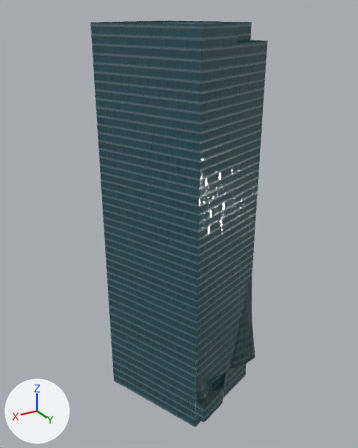
Two versions of the glTF model web/data/shibuya/hero/scramblesq.glb, one commit apart.
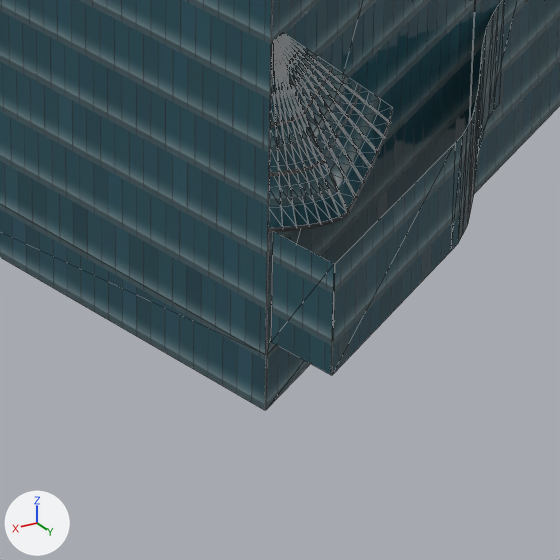
Each version is shown whole from a 50 mm lens placed at (659.3, -890.2, 247.1), pointed at (519.2, -1123.8, 130.3), then close up on the part from 44% to 66% of the width and 83% to 100% of the height. Lighting does not change. The marker at lower left points along +X, +Y and +Z. The older version's two pictures come first. The close-ups show mesh edges as thin lines. Vertices at exactly the same position are counted once.

Script lines for the objects in view, before the commit:
```python
me_scramblesq_alu_fin = bpy.data.meshes.new('scramblesq_alu_fin')
me_scramblesq_alu_fin.from_pydata(...)  # 1212 vertices, 2316 faces; spans x -43.8..12.6, y 22.8..46.4, z 19.3..76.5
me_scramblesq_alu_fin.materials.append(mat_alu_fin)  # light grey #ced1d4
me_scramblesq_alu_soffit = bpy.data.meshes.new('scramblesq_alu_soffit')
me_scramblesq_alu_soffit.from_pydata(...)  # 1244 vertices, 1660 faces; spans x -45.0..12.7, y 22.8..46.2, z 18.9..71.3
me_scramblesq_alu_soffit.materials.append(mat_alu_soffit)  # grey #9ea0a2
me_scramblesq_win_scrsq = bpy.data.meshes.new('scramblesq_win_scrsq')
me_scramblesq_win_scrsq.from_pydata(...)  # 825 vertices, 1328 faces; spans x -45.0..38.0, y -42.0..50.0, z 0.0..227.0
me_scramblesq_win_scrsq.materials.append(mat_win_scrsq)
# before: 793 (13.0, 45.0, 8.0) at pixel (271, 341), 794 (10.0, 50.0, 8.0) at pixel (331, 375), 795 (13.0, 45.0, 19.0) at pixel (273, 231), 796 (10.0, 50.0, 19.0) at pixel (334, 263), 797 (10.0, 50.0, 8.0) at pixel (332, 375)
# before: 799 (10.0, 50.0, 19.0) at pixel (335, 263), 814 (-10.0, 41.0, 8.0) at pixel (469, 215), 816 (-10.0, 41.0, 19.0) at pixel (474, 108), 821 (-11.0, 40.0, 8.0) at pixel (473, 195), 823 (-11.0, 40.0, 19.0) at pixel (478, 88)
ob_scramblesq_alu_fin = bpy.data.objects.new('scramblesq_alu_fin', me_scramblesq_alu_fin)
ob_scramblesq_alu_fin.location = (520.5, -1125.6, 14.7)
ob_scramblesq_alu_soffit = bpy.data.objects.new('scramblesq_alu_soffit', me_scramblesq_alu_soffit)
ob_scramblesq_alu_soffit.location = (520.5, -1125.6, 14.7)
ob_scramblesq_win_scrsq = bpy.data.objects.new('scramblesq_win_scrsq', me_scramblesq_win_scrsq)
ob_scramblesq_win_scrsq.location = (520.5, -1125.6, 14.7)
```
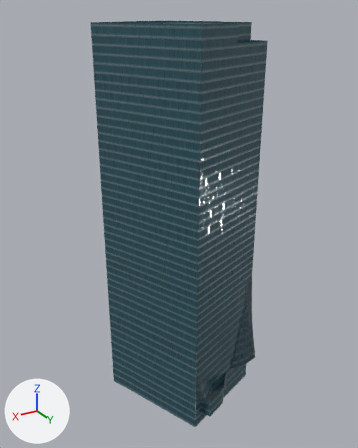
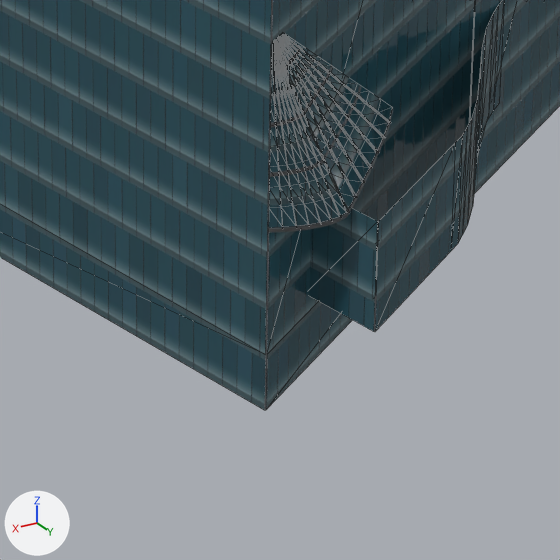
Changed parts and their boxes [x1, y1, x2, y2] in the close-ups (560 x 560 px; the box of a moved part takes in the faces that stretch with it):
part 1 of me_scramblesq_win_scrsq, deleted: before [470, 89, 479, 213]
part 2 of me_scramblesq_win_scrsq, moved or reshaped: before [271, 58, 482, 375]; after [309, 58, 482, 331]

Diff of the bpy script that builds the scene:
```diff
--- a/web/data/shibuya/hero/scramblesq.glb.py
+++ b/web/data/shibuya/hero/scramblesq.glb.py
@@ me_scramblesq_win_scrsq @@
 # used by ob_scramblesq_win_scrsq; location = (520.5, -1125.6, 14.7)
 # verts and faces of me_scramblesq_win_scrsq; kept vertices keep their numbers, new ones are numbered from 825
-me_scramblesq_win_scrsq.from_pydata(...)  # 825 vertices, 1328 faces; spans x -45.0..38.0, y -42.0..50.0, z 0.0..227.0
+me_scramblesq_win_scrsq.from_pydata(...)  # 821 vertices, 1326 faces; spans x -45.0..38.0, y -42.0..48.0, z 0.0..227.0
+# me_scramblesq_win_scrsq part 1: the loose piece of 4 vertices spanning x -11.0..-10.0, y 40.0..41.0, z 8.0..19.0 is deleted
+# me_scramblesq_win_scrsq part 2
+for i in [794, 796, 797, 799]: verts[i] += (-5.0, -2.0, 0.0)
+verts[793] = (7.0, 42.0, 8.0)  # moved
+verts[795] = (7.0, 42.0, 19.0)  # moved
+verts[814] = (-11.0, 41.0, 8.0)  # moved, pixel (472, 206)
+verts[816] = (-11.0, 41.0, 19.0)  # moved, pixel (477, 98)
+verts[821] = (-11.0, 41.0, 8.0)  # moved, pixel (473, 206)
+verts[823] = (-11.0, 41.0, 19.0)  # moved, pixel (477, 98)
 me_scramblesq_win_scrsq.materials.append(mat_win_scrsq)
```
